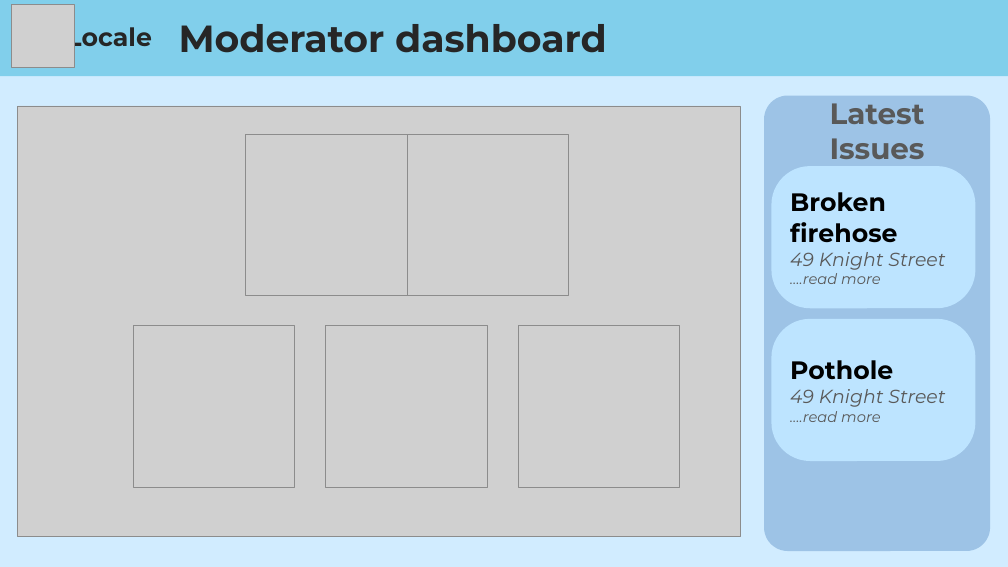
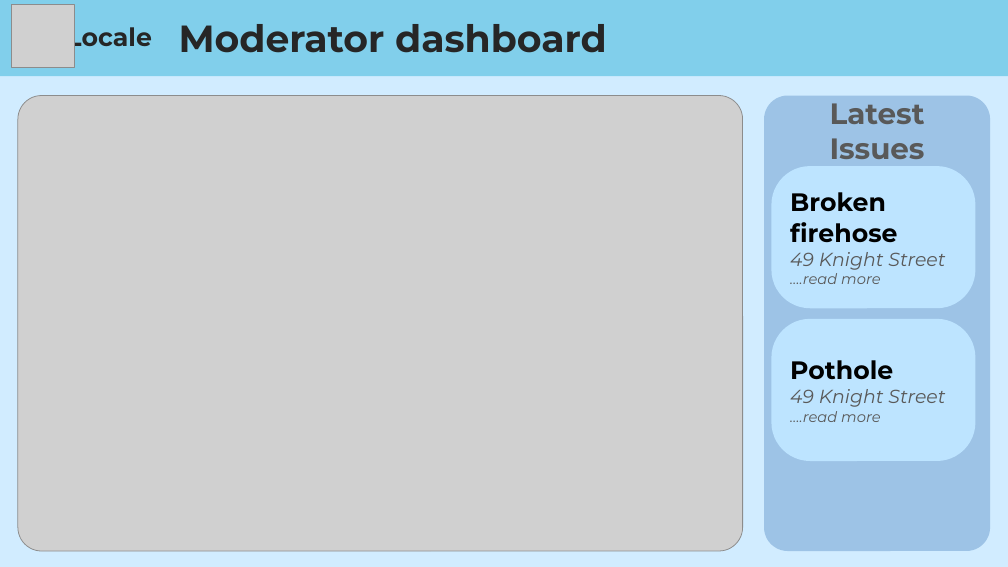
Before and after one commit to aaronw-dev/Locale, a slide deck: slide 9 of UI Mockups.pptx (slide 11 before the commit). Drawn at 1008x567 pixels with LibreOffice and Linux fonts; fonts in the diff are those of the drawing; grey boxes stand for pictures. Boxes give left, top, right and bottom in pixels: in the first picture for what was removed or moved away, otherwise in the second. Text is boxed around its words. In the diff, an @@ line names an element or a change of style, - is before the commit and + after.

```diff
--- a/UI Mockups.pptx
+++ b/UI Mockups.pptx
@@ picture: place and size @@
-picture at bbox=[18, 106, 741, 537]
+picture at bbox=[18, 95, 743, 551]
@@ picture removed at bbox=[246, 134, 408, 296] @@
@@ picture removed at bbox=[408, 135, 569, 296] @@
@@ picture removed at bbox=[133, 326, 295, 488] @@
@@ picture removed at bbox=[326, 326, 488, 488] @@
@@ picture removed at bbox=[518, 326, 680, 488] @@
```
Also in this commit, not shown: 1 other slide changed, 1 slide added, 3 slides removed.
